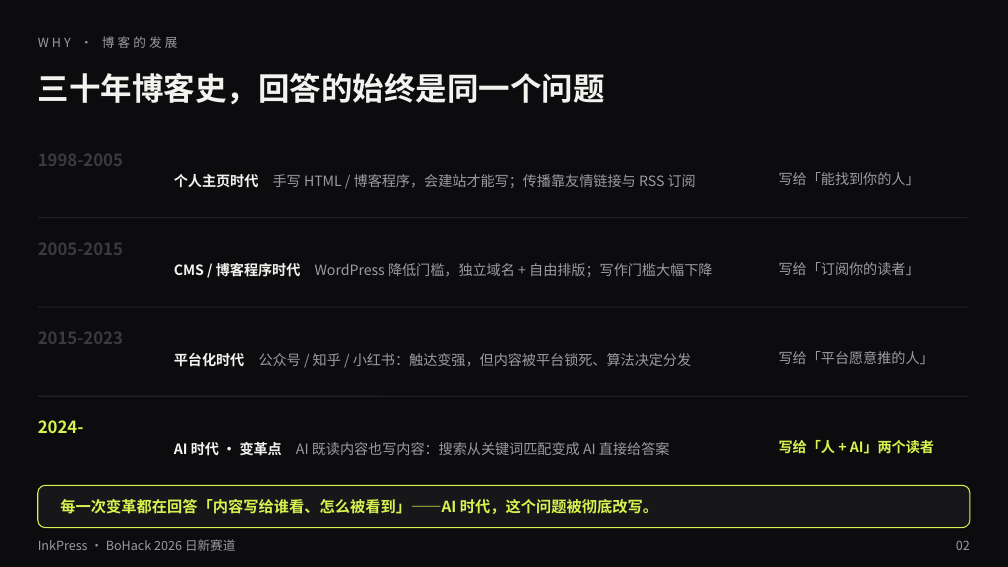
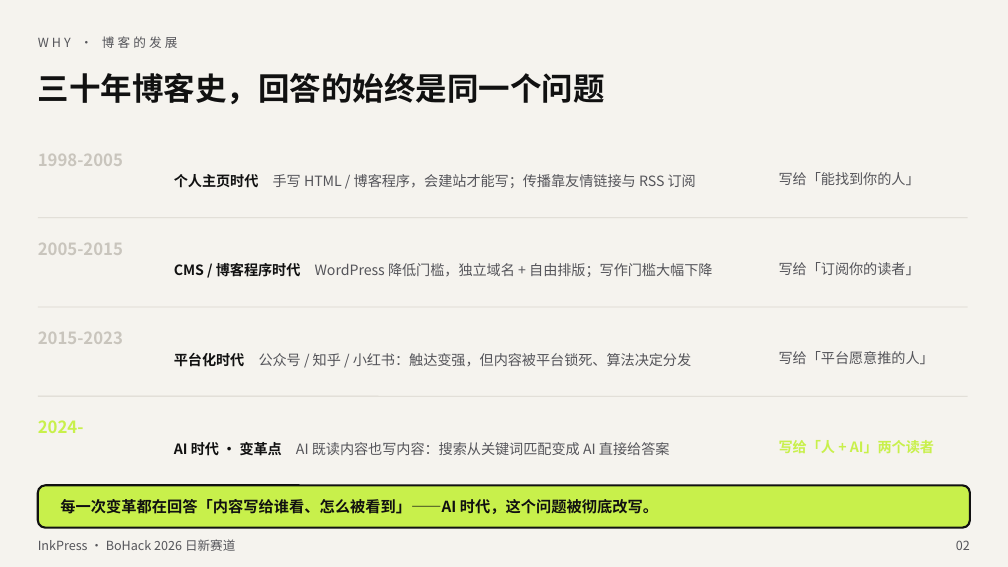
Before and after one commit to lggyx/inkpress2agent, a slide deck: slide 2 of docs/InkPress-BoHack2026-路演.pptx. Drawn at 1008x567 pixels with LibreOffice and Linux fonts; fonts in the diff are those of the drawing. Boxes give left, top, right and bottom in pixels: in the first picture for what was removed or moved away, otherwise in the second. Text is boxed around its words. In the diff, an @@ line names an element or a change of style, - is before the commit and + after.

```diff
--- a/docs/InkPress-BoHack2026-路演.pptx
+++ b/docs/InkPress-BoHack2026-路演.pptx
@@ background #0C0C0E to #F5F3EE @@
@@ text "三十年博客史，回答的始终是同一个问题" at [38, 73, 605, 104]: text colour #F2F2EE to #111111 @@
@@ text "个人主页时代 手写 HTML / 博客程序，会建站才能写；传播靠友情链接与 ..." at [174, 174, 696, 188]: text colour #F2F2EE to #111111 in "个人主页时代"; text colour #9A9AA3 to #55555A in "手写 HTML / 博客程序，会建站才能写；传播靠友情链接与 RSS 订阅" @@
@@ line (38, 218) - (968, 218): stroke #2A2A30 0.75 pt to #D9D5CD 0.75 pt @@
@@ text "CMS / 博客程序时代 WordPress 降低门槛，独立域名 ..." at [174, 263, 712, 277]: text colour #F2F2EE to #111111 in "CMS / 博客程序时代"; text colour #9A9AA3 to #55555A in "WordPress 降低门槛，独立域名 + 自由排版；写作门槛大幅下降" @@
@@ text colour #3A3A42 to #C9C5BD in 3 elements at [38, 154, 123, 166], [38, 243, 123, 255], [38, 332, 123, 344] @@
@@ line (38, 307) - (968, 307): stroke #2A2A30 0.75 pt to #D9D5CD 0.75 pt @@
@@ text "平台化时代 公众号 / 知乎 / ..." at [174, 353, 691, 367]: text colour #F2F2EE to #111111 in "平台化时代"; text colour #9A9AA3 to #55555A in "公众号 / 知乎 / 小红书：触达变强，但内容被平台锁死、算法决定分发" @@
@@ text "2024-" at [38, 420, 84, 433]: text colour #D9F24F to #C8F04B @@
@@ line (38, 396) - (968, 396): stroke #2A2A30 0.75 pt to #D9D5CD 0.75 pt @@
@@ text "AI 时代 · 变革点 AI ..." at [174, 442, 670, 456]: text colour #F2F2EE to #111111 in "AI 时代 · 变革点"; text colour #9A9AA3 to #55555A in "AI 既读内容也写内容：搜索从关键词匹配变成 AI 直接给答案" @@
@@ text "写给「人 + AI」两个读者" at [779, 440, 934, 454]: text colour #D9F24F to #C8F04B @@
@@ rounded rectangle at [38, 485, 970, 528]: fill #17171A to #C8F04B; outline #D9F24F 1 pt to #111111 2 pt @@
@@ text "每一次变革都在回答「内容写给谁看、怎么被看到」——AI 时代，这个问题被彻底改写。" at [60, 499, 658, 514]: text colour #D9F24F to #111111 @@
@@ text colour #9A9AA3 to #55555A in 6 elements at [38, 36, 178, 48], [779, 172, 920, 185], [779, 262, 920, 275], [779, 351, 934, 364], [38, 539, 235, 551], [956, 540, 970, 550] @@
```
Also in this commit, not shown: 11 other slides changed, 10 other files.
